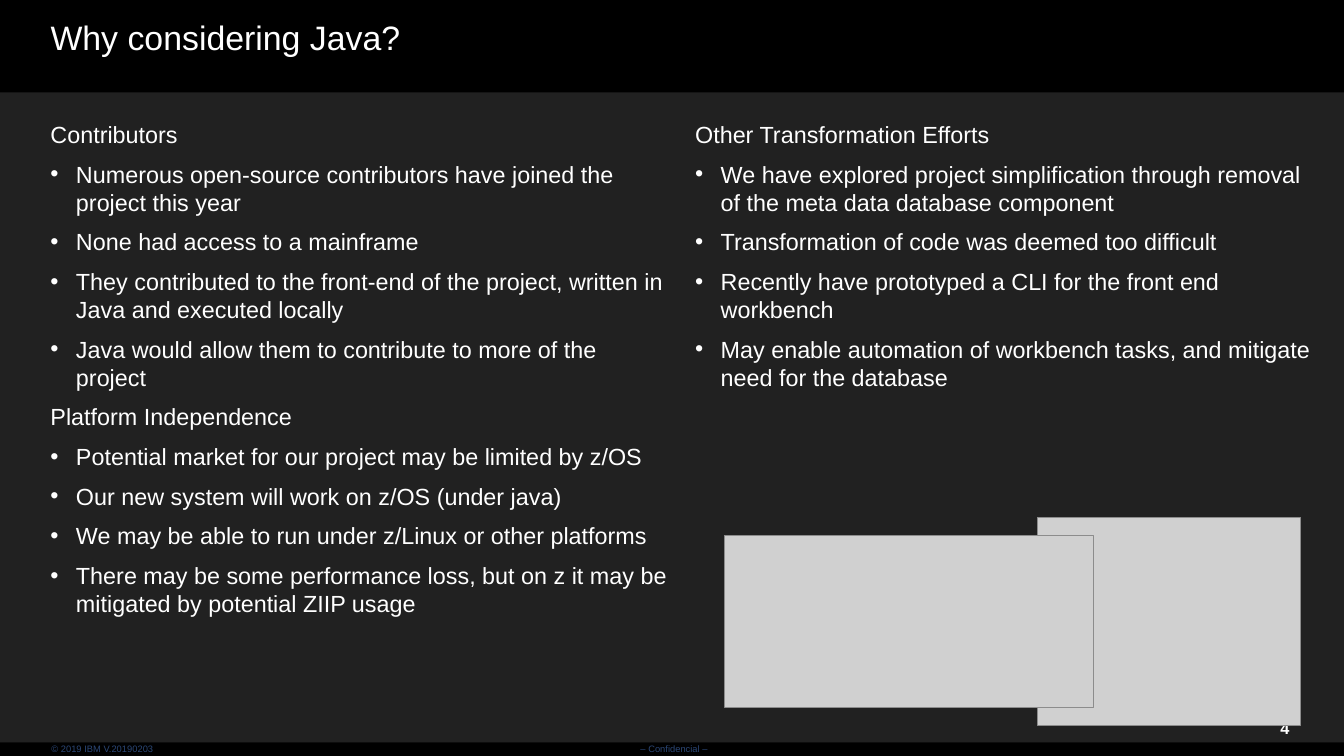
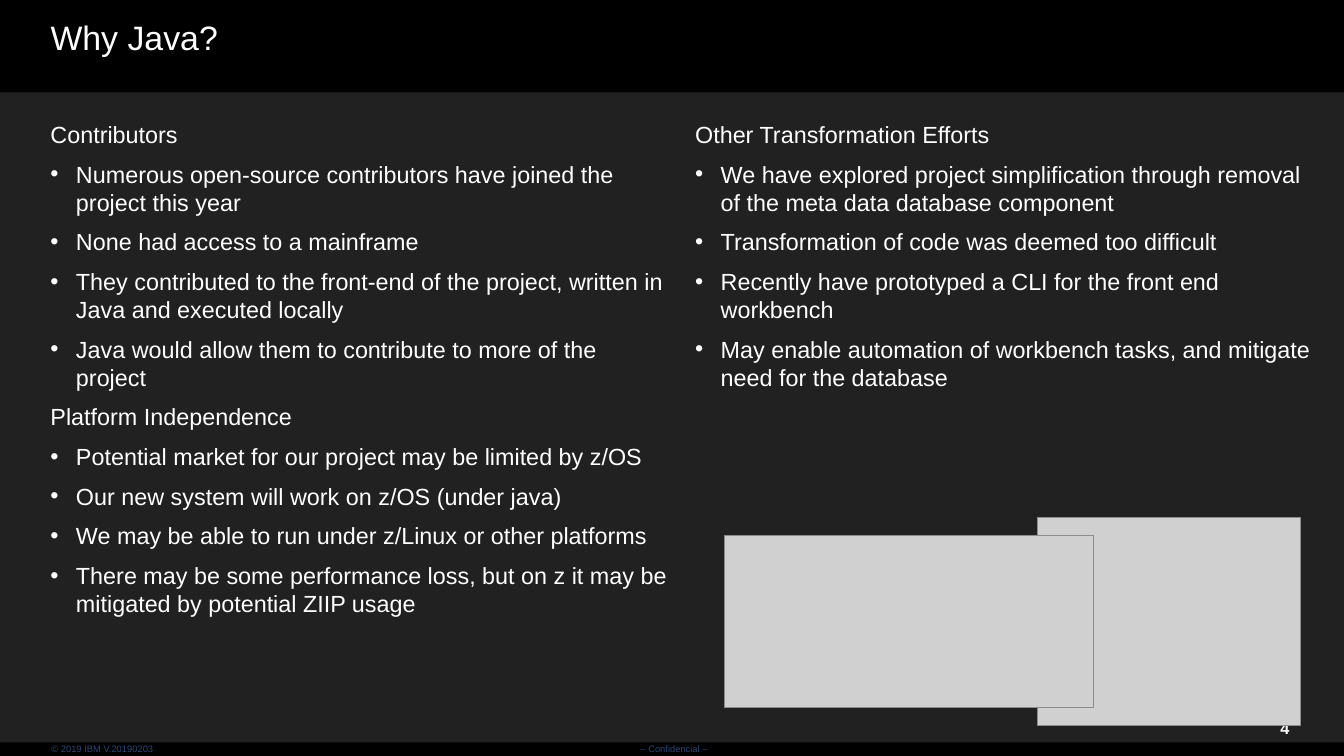
Before and after one commit to genevaers/Community, a slide deck: slide 4 of Annual-Reviews/Java GenevaERS October 2025.pptx. Drawn at 1344x756 pixels with LibreOffice and Linux fonts; fonts in the diff are those of the drawing; grey boxes stand for pictures; background and template pictures are left out. Boxes give left, top, right and bottom in pixels: in the first picture for what was removed or moved away, otherwise in the second. Text is boxed around its words. In the diff, an @@ line names an element or a change of style, - is before the commit and + after.

```diff
--- a/Annual-Reviews/Java GenevaERS October 2025.pptx
+++ b/Annual-Reviews/Java GenevaERS October 2025.pptx
@@ title at (51,25,218,57): text changed @@
-Why considering Java?
+Why Java?
```
Also in this commit, not shown: 1 other slide changed.
